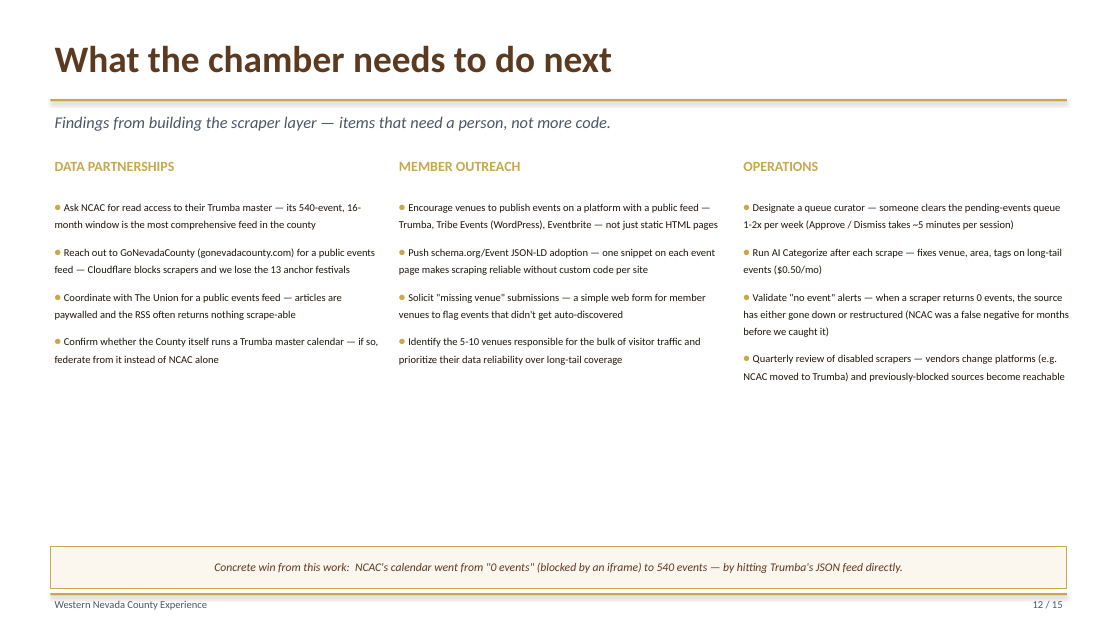
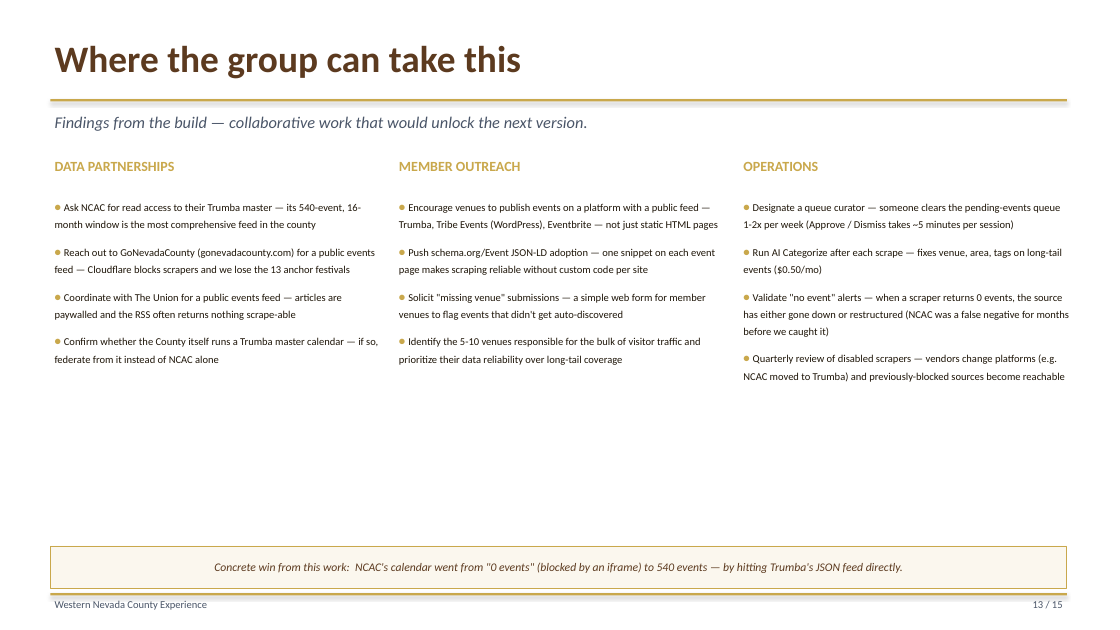
Before and after one commit to liammlrb-eng/nevada-county-experiences, a slide deck: slide 13 of pitch_resources/demo_pitch.pptx (slide 12 before the commit). Drawn at 1120x630 pixels with LibreOffice and Linux fonts; fonts in the diff are those of the drawing. Boxes give left, top, right and bottom in pixels: in the first picture for what was removed or moved away, otherwise in the second. Text is boxed around its words. In the diff, an @@ line names an element or a change of style, - is before the commit and + after.

```diff
--- a/pitch_resources/demo_pitch.pptx
+++ b/pitch_resources/demo_pitch.pptx
@@ text at (55,45,521,79): text changed @@
-What the chamber needs to do next
+Where the group can take this
@@ text at (55,116,588,131): text changed @@
-Findings from building the scraper layer — items that need a person, not more code.
+Findings from the build — collaborative work that would unlock the next version.
```
Also in this commit, not shown: 10 other slides changed, 4 other files.
